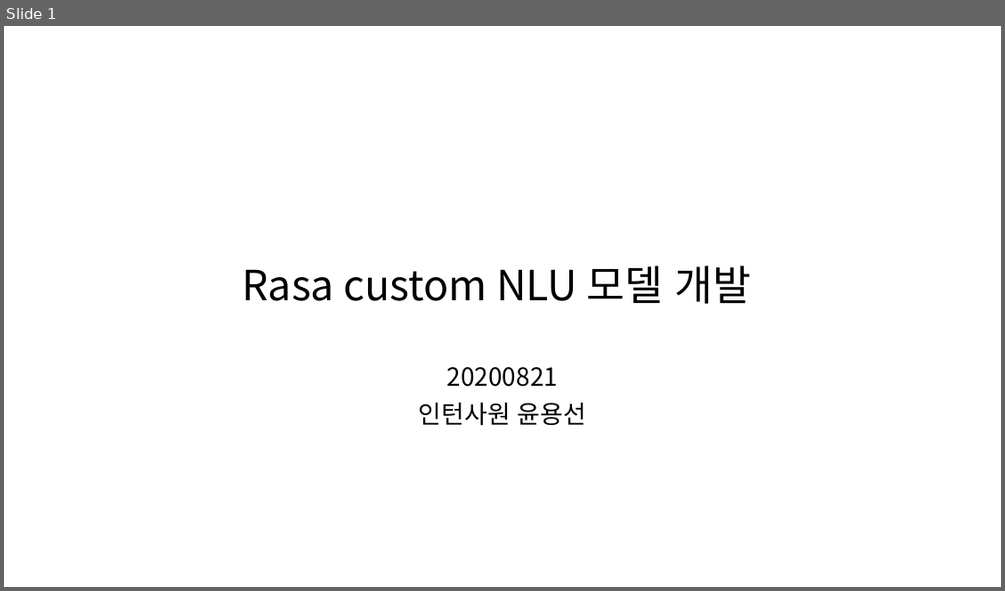
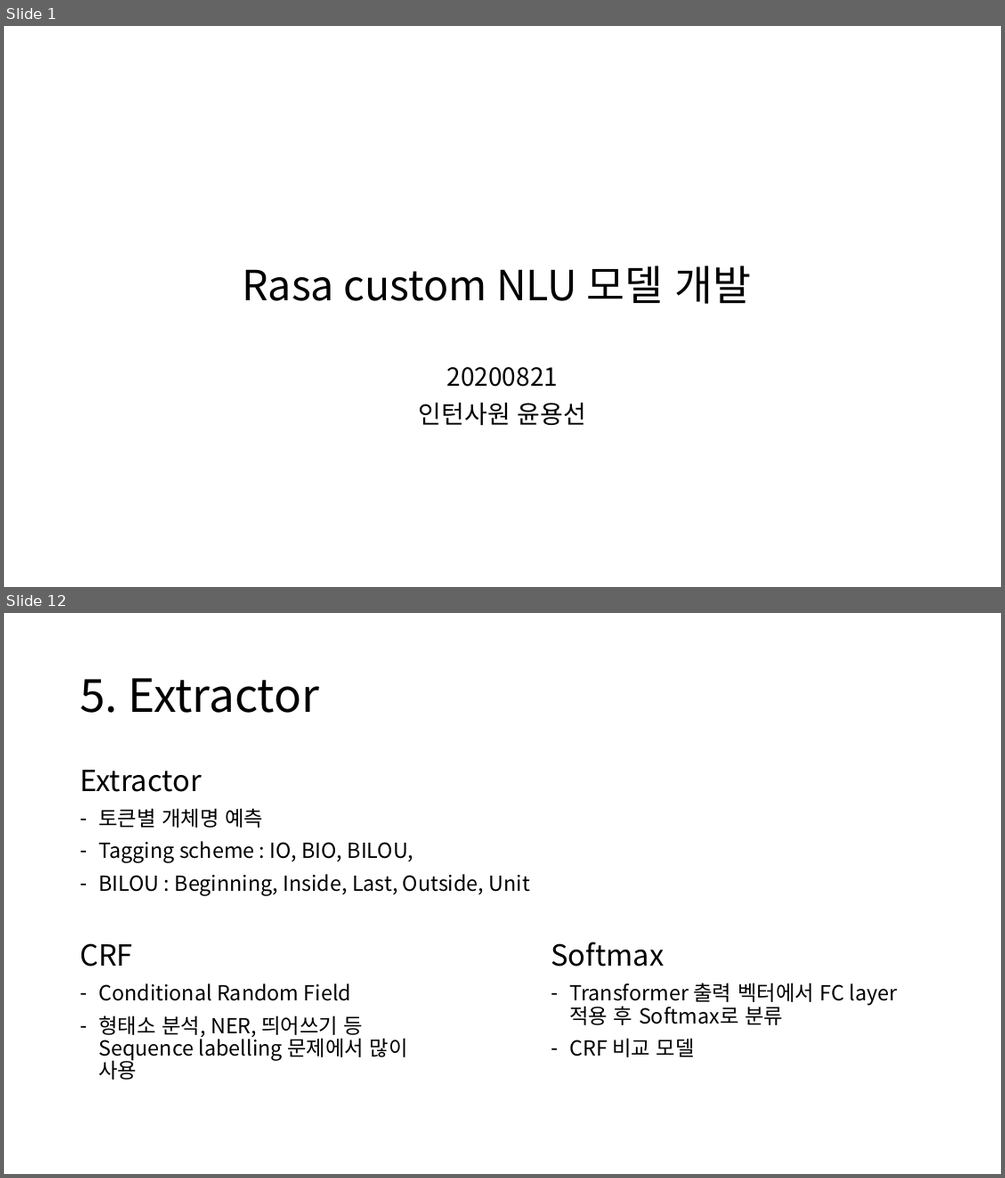
Before and after one commit to yongsun-yoon/chatbot, a slide deck: Rasa custom NLU 모델 개발.pptx. Shown one above the other, each under a label of ours: slide 1 before the commit, slides 1 and 12 after it; the slides between them are not shown. The pictures are 1005x591 and 1005x1178 pixels, drawn with LibreOffice and Linux fonts; fonts in the diff are those of the drawing. Boxes give left, top, right and bottom in pixels: in the first picture for what was removed or moved away, otherwise in the second. Text is boxed around its words. In the diff, an @@ line names an element or a change of style, - is before the commit and + after.

```diff
--- a/Rasa custom NLU 모델 개발.pptx
+++ b/Rasa custom NLU 모델 개발.pptx
@@ slide 12 added at <box>4,613,1001,1174</box>, background #FFFFFF @@
@@ title added at <box>80,678,320,713</box>, 44 pt, text #000000 @@
+5. Extractor
@@ text added at <box>80,770,530,896</box>, 20 pt, text #000000 @@
+Extractor
+– 토큰별 개체명 예측
+– Tagging scheme : IO, BIO, BILOU,
+– BILOU : Beginning, Inside, Last, Outside, Unit
@@ text added at <box>80,943,408,1079</box>, 20 pt, text #000000 @@
+CRF
+– Conditional Random Field
+– 형태소 분석, NER, 띄어쓰기 등 Sequence labelling 문제에서 많이 사용
@@ text added at <box>550,941,897,1057</box>, 20 pt, text #000000 @@
+Softmax
+– Transformer 출력 벡터에서 FC layer 적용 후 Softmax로 분류
+– CRF 비교 모델
```
Also in this commit, not shown: 9 slides changed, 8 other slides added, 3 slides removed, 26 other files.
